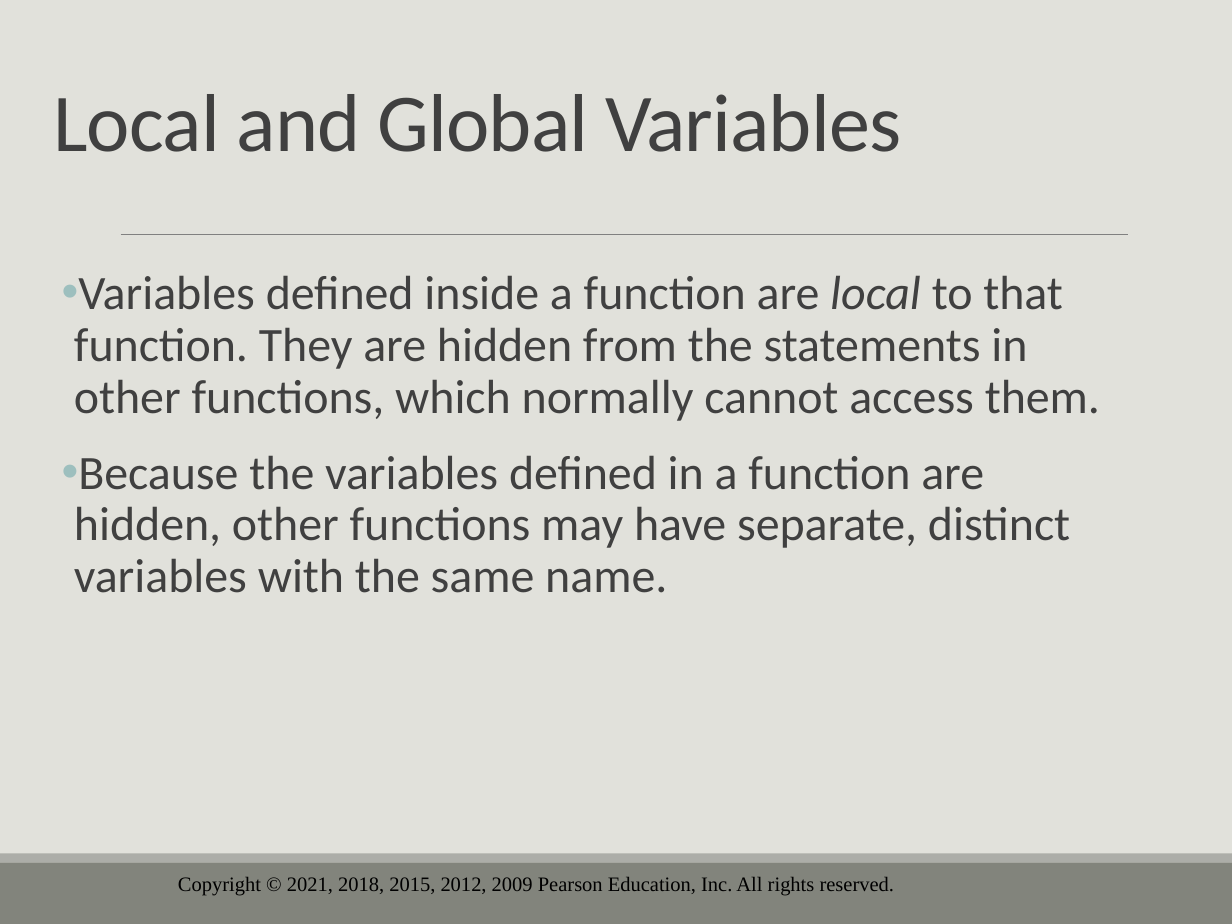
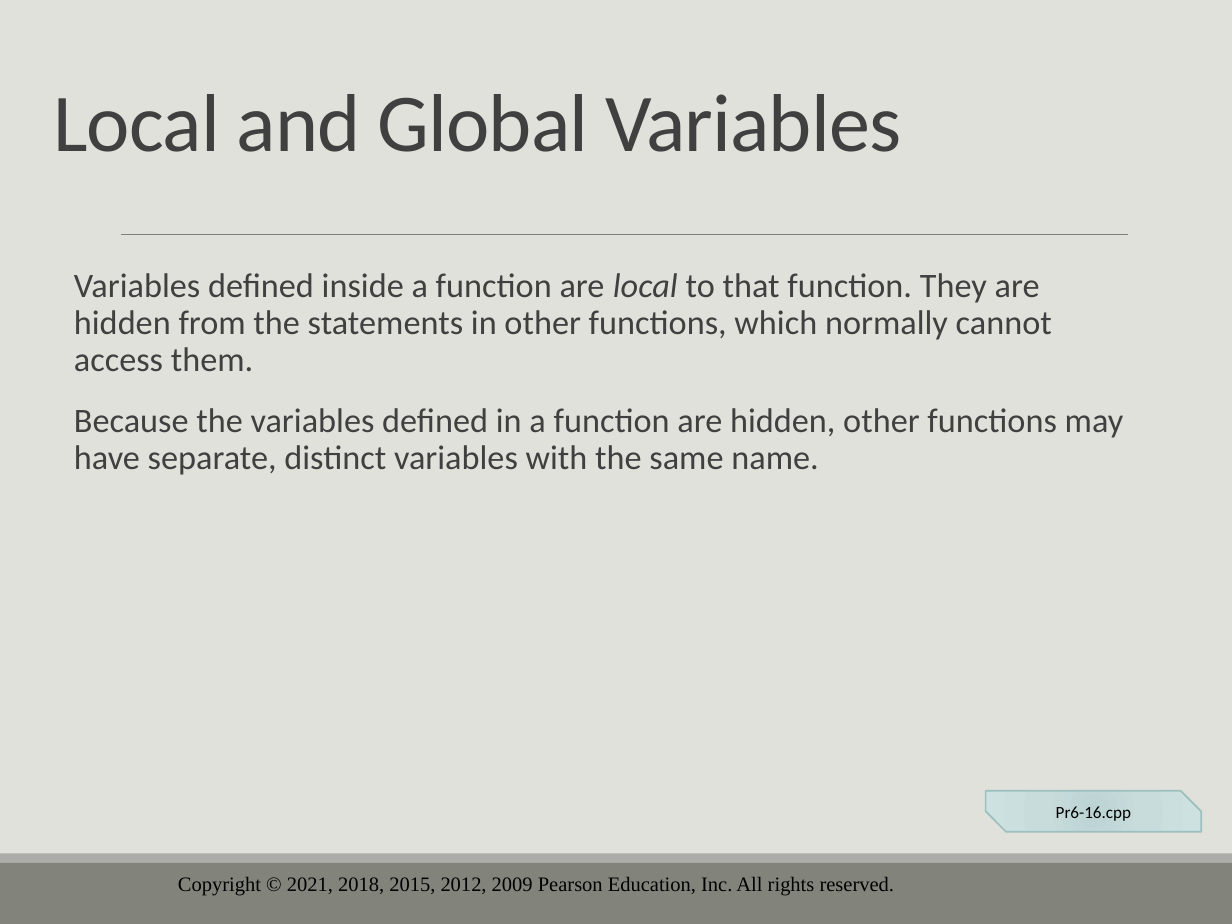
Before and after one commit to drolsonmi/eng1400, a slide deck: slide 40 of 1400_06_Functions.pptx (slide 46 before the commit). Drawn at 1232x924 pixels with LibreOffice and Linux fonts; fonts in the diff are those of the drawing; background and template pictures are left out. Boxes give left, top, right and bottom in pixels: in the first picture for what was removed or moved away, otherwise in the second. Text is boxed around its words. In the diff, an @@ line names an element or a change of style, - is before the commit and + after.

```diff
--- a/1400_06_Functions.pptx
+++ b/1400_06_Functions.pptx
@@ text "Variables defined inside a function ..." at (74,273,1124,475): size 28 to 20 pt; bullet • to   @@
@@ snip diag rect added at (986,791,1201,832), fill gradient #BDD3D2 to #C9DCDC to #CEE2E1, outline #9DBFBE 1 pt, 10 pt, text #000000 @@
+Pr6-16.cpp
```
Also in this commit, not shown: 17 other slides changed, 17 slides removed, 2 other files.
